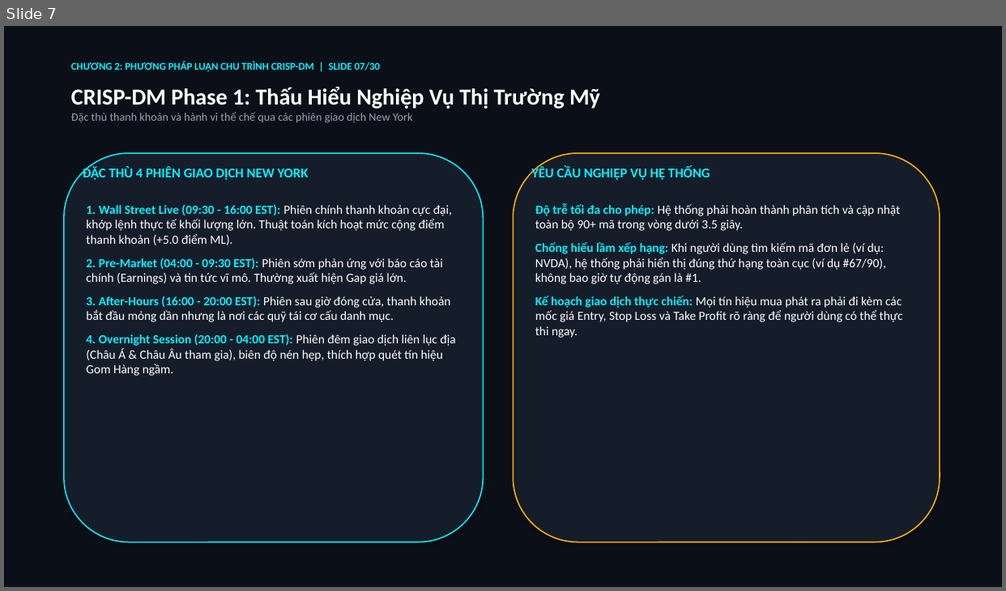
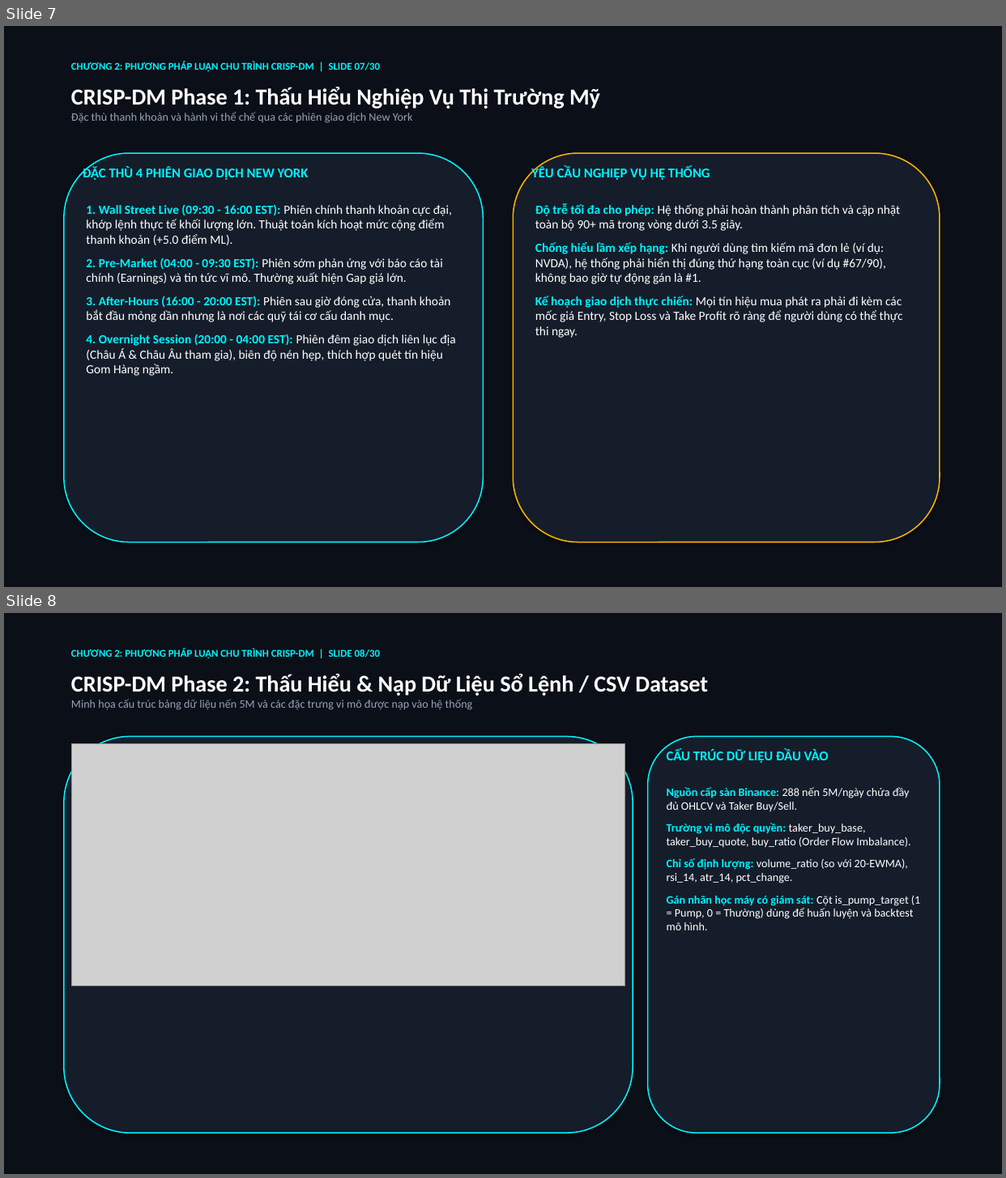
Before and after one commit to sinhnguyen1411/us-stock-machine-learning-scanners, a slide deck: final_project_us_stock_30_slides.pptx. Shown one above the other, each under a label of ours: slide 7 before the commit, slides 7 and 8 after it. The pictures are 1006x591 and 1006x1178 pixels, drawn with LibreOffice and Linux fonts; fonts in the diff are those of the drawing; grey boxes stand for pictures. Boxes give left, top, right and bottom in pixels: in the first picture for what was removed or moved away, otherwise in the second. Text is boxed around its words. In the diff, an @@ line names an element or a change of style, - is before the commit and + after.

Commit message:
feat(slides): embed actual CSV dataset sample image into Slide 8 (CRISP-DM Phase 2) in both PPTX and live web deck

```diff
--- a/final_project_us_stock_30_slides.pptx
+++ b/final_project_us_stock_30_slides.pptx
@@ slide 8 added at [4,613,1002,1174], background #0B0F17 @@
@@ text added at [71,648,380,658], 10 pt, text #00F2FE, bold @@
+CHƯƠNG 2: PHƯƠNG PHÁP LUẬN CHU TRÌNH CRISP-DM | SLIDE 08/30
@@ text added at [71,674,708,710], 11 pt, text #94A3B8 @@
+CRISP-DM Phase 2: Thấu Hiểu & Nạp Dữ Liệu Sổ Lệnh / CSV Dataset
+Minh họa cấu trúc bảng dữ liệu nến 5M và các đặc trưng vi mô được nạp vào hệ thống
@@ rounded rectangle added at [64,736,633,1133], fill #151D2A, outline #00F2FE 1.2 pt @@
@@ picture added at [71,744,625,986] @@
@@ rounded rectangle added at [648,736,940,1133], fill #151D2A, outline #00F2FE 1.2 pt @@
@@ text added at [667,750,829,763], 13 pt, text #00F2FE, bold @@
+CẤU TRÚC DỮ LIỆU ĐẦU VÀO
@@ text added at [667,787,920,931], 11 pt, text #FFFFFF @@
+Nguồn cấp sàn Binance: 288 nến 5M/ngày chứa đầy đủ OHLCV và Taker Buy/Sell.
+Trường vi mô độc quyền: taker_buy_base, taker_buy_quote, buy_ratio (Order Flow Imbalance).
+Chỉ số định lượng: volume_ratio (so với 20-EWMA), rsi_14, atr_14, pct_change.
+Gán nhãn học máy có giám sát: Cột is_pump_target (1 = Pump, 0 = Thường) dùng để huấn luyện và backtest mô hình.
```
Also in this commit, not shown: 1 slide removed, 2 other files.
